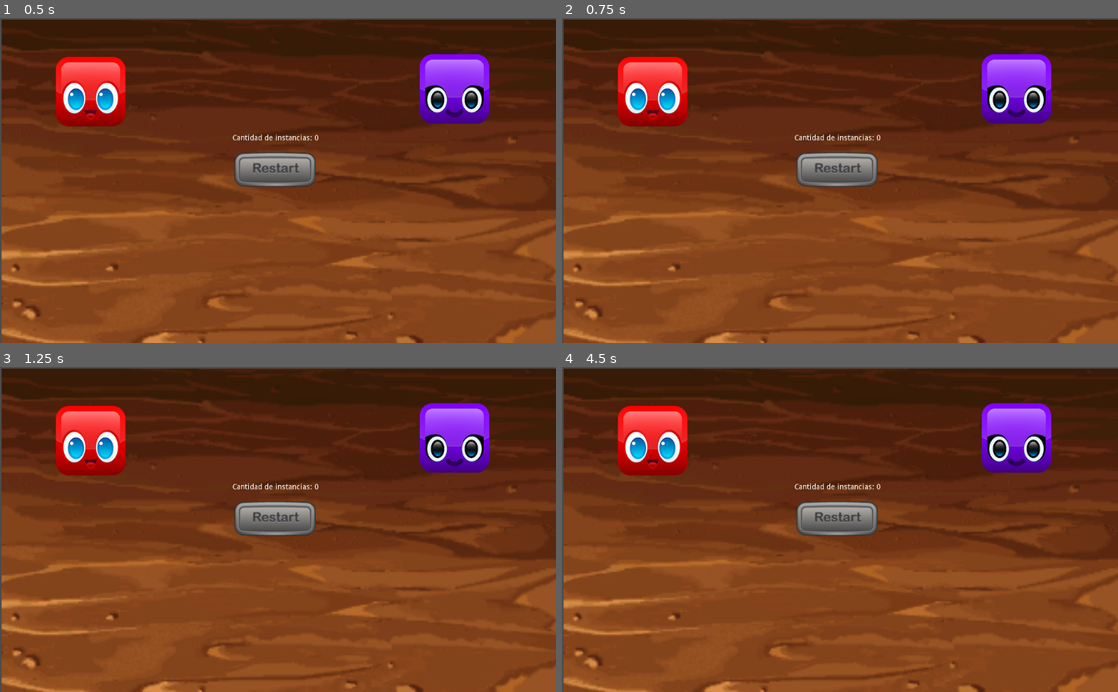
Above: before the commit, frames 1-4 (two rows, left to right).
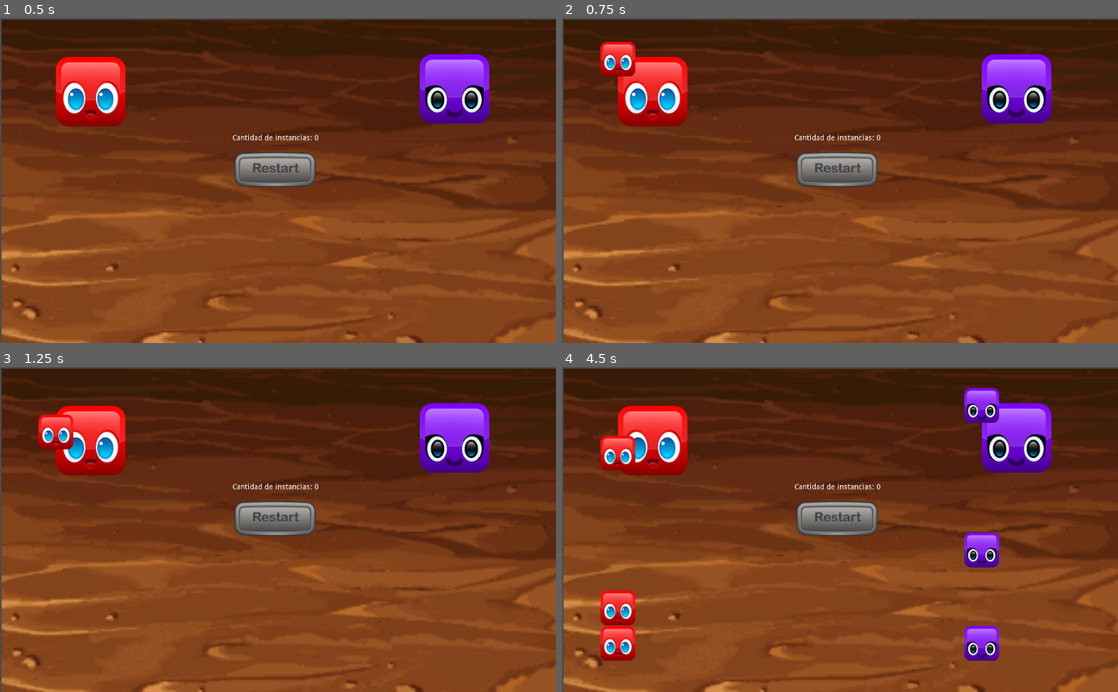
Above: after the commit, the same moments.

Repository: MiloVarok/ejercicio_senales
Game: Godot game, scene res://scenes/Menu/Menu.tscn
Two runs of this game, one before a commit and one after it. Both use one fixed random seed, a clock stepped at 60 frames per second and the inputs below.
Inputs (mouse positions are in pixels of both pictures, inside the frame that each line leads up to):
- Up to frame 1 (0.5 s): no input
- Up to frame 2 (0.75 s): click (650, 92) at 0.5 s
- Up to frame 3 (1.25 s): no input
- Up to frame 4 (4.5 s): click (1017, 438) at 1.25 s; click (650, 441) at 2 s; click (1017, 438) at 2.75 s; click (650, 441) at 3.5 s; click (1017, 438) at 4.25 s

Frame 1 is identical in both runs. In frame 2, 0.7% of the frame differs, in the area x 6-14%, y 7-18%; in frame 3, 0.6%; in frame 4, 3.9%, in the area x 6-79%, y 6-91%.

Commit message:
Commit 2
Creación de las funciones generate_block, instanciado de bloques y su conexión con las señales del Commit 1

Diff:
--- a/scenes/Buttons/RedGenerator/RedGenerator.gd
+++ b/scenes/Buttons/RedGenerator/RedGenerator.gd
@@ -1,5 +1,4 @@
 extends TextureButton
-
 
 # Declare member variables here. Examples:
 # var a = 2
@@ -15,6 +14,13 @@
 #func _process(delta):
 #	pass
 
+func generate_block():
+	var newBlockRed = preload("res://scenes/Blocks/Red/BlockRed.tscn")
+	var redbloks = newBlockRed.instance()
+	add_child(redbloks)
+	pass
+
 
 func _on_RedGenerator_button_down():
+	generate_block()
 	pass # Replace with function body.
--- a/scenes/Buttons/VioletGenerator/VioletGenerator.gd
+++ b/scenes/Buttons/VioletGenerator/VioletGenerator.gd
@@ -14,7 +14,12 @@
 # Called every frame. 'delta' is the elapsed time since the previous frame.
 #func _process(delta):
 #	pass
-
+func generate_block():
+	var newBlockViolet = preload("res://scenes/Blocks/Violet/BlockViolet.tscn")
+	var violetbloks = newBlockViolet.instance()
+	add_child(violetbloks)
+	pass
 
 func _on_VioletGenerator_button_down():
+	generate_block()
 	pass # Replace with function body.
